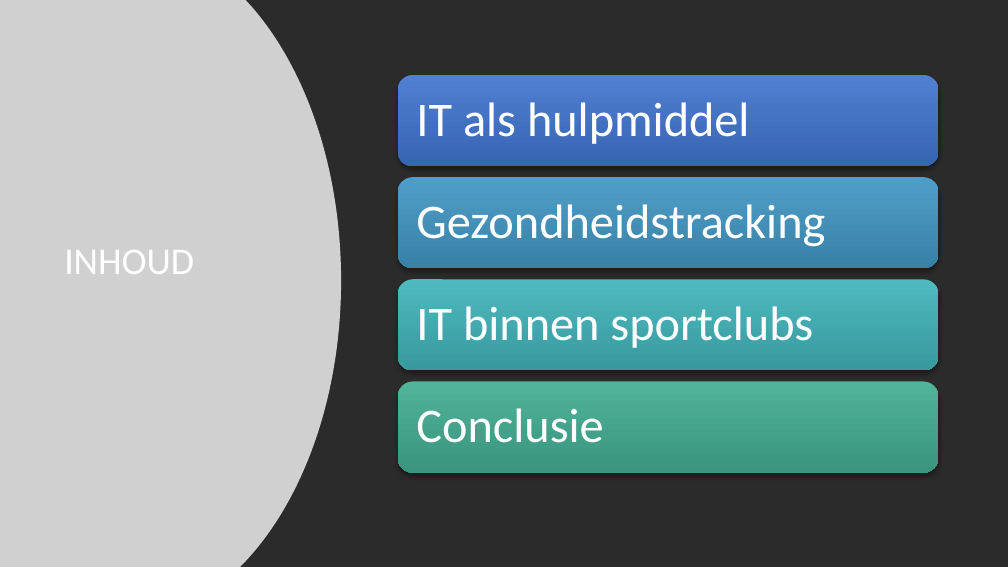
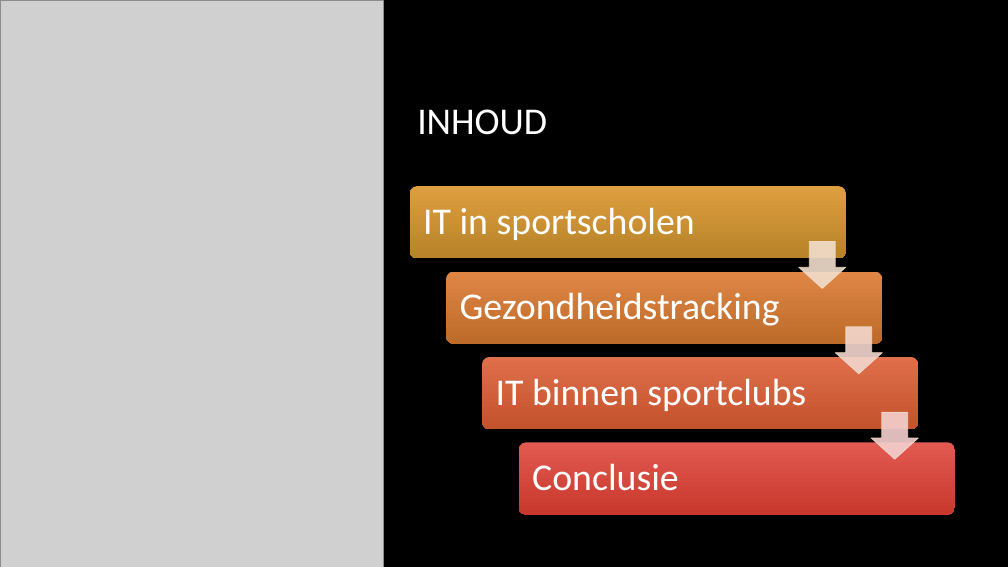
Before and after one commit to BasDM/PresentatiePM, a slide deck: slide 2 of Presentatie_powerpoint.pptx. Drawn at 1008x567 pixels with LibreOffice and Linux fonts; fonts in the diff are those of the drawing; grey boxes stand for pictures; background and template pictures are left out; a plain dark background stands for a picture behind light text. Boxes give left, top, right and bottom in pixels: in the first picture for what was removed or moved away, otherwise in the second. Text is boxed around its words. In the diff, an @@ line names an element or a change of style, - is before the commit and + after.

Commit message:
Update text first-bullet [IT in sportscholen] + Update pwp

```diff
--- a/Presentatie_powerpoint.pptx
+++ b/Presentatie_powerpoint.pptx
@@ picture: place and size @@
-picture at [0, 0, 341, 567]
+picture at [0, 0, 383, 567]
@@ rectangle removed at [0, 0, 1008, 567] @@
@@ title "INHOUD": place and size @@
-title "INHOUD" at [64, 250, 194, 274]
+title "INHOUD" at [417, 109, 547, 135]
@@ rounded rectangle removed at [398, 75, 939, 166] @@
@@ text removed at [416, 102, 750, 144] @@
-IT als hulpmiddel
@@ rounded rectangle: place and size @@
-rounded rectangle at [398, 177, 939, 268]
+rounded rectangle at [410, 186, 846, 259]
@@ rounded rectangle at [410, 186, 846, 259]: fill gradient #509FCA to #3982A7 to gradient #DEA040 to #B88329; proportions changed @@
@@ rounded rectangle: place and size @@
-rounded rectangle at [398, 279, 939, 371]
+rounded rectangle at [446, 271, 882, 344]
@@ rounded rectangle at [446, 271, 882, 344]: fill gradient #4EBBC1 to #389A9F to gradient #DF8646 to #BE6C2A; proportions changed @@
@@ size 46 to 36 pt; less space between paragraphs in 3 elements at [532, 463, 679, 491], [496, 378, 806, 411], [460, 292, 780, 326] @@
@@ text "Gezondheidstracking": place and size @@
-text "Gezondheidstracking" at [416, 204, 825, 247]
+text "Gezondheidstracking" at [460, 292, 780, 326]
@@ rounded rectangle: place and size @@
-rounded rectangle at [398, 382, 939, 473]
+rounded rectangle at [482, 357, 919, 430]
@@ rounded rectangle at [482, 357, 919, 430]: fill gradient #50B49B to #3A947F to gradient #E16F4B to #C5532B; proportions changed @@
@@ text "IT binnen sportclubs": place and size @@
-text "IT binnen sportclubs" at [416, 306, 813, 348]
+text "IT binnen sportclubs" at [496, 378, 806, 411]
@@ group added at [423, 207, 955, 515]: 3 down arrows, 1 text, 1 rounded rectangle @@
+IT in sportscholen
@@ text "Conclusie": place and size @@
-text "Conclusie" at [416, 408, 603, 443]
+text "Conclusie" at [532, 463, 679, 491]
```
Also in this commit, not shown: 1 other slide changed, 5 slides added, 4 slides removed, 1 other file.
